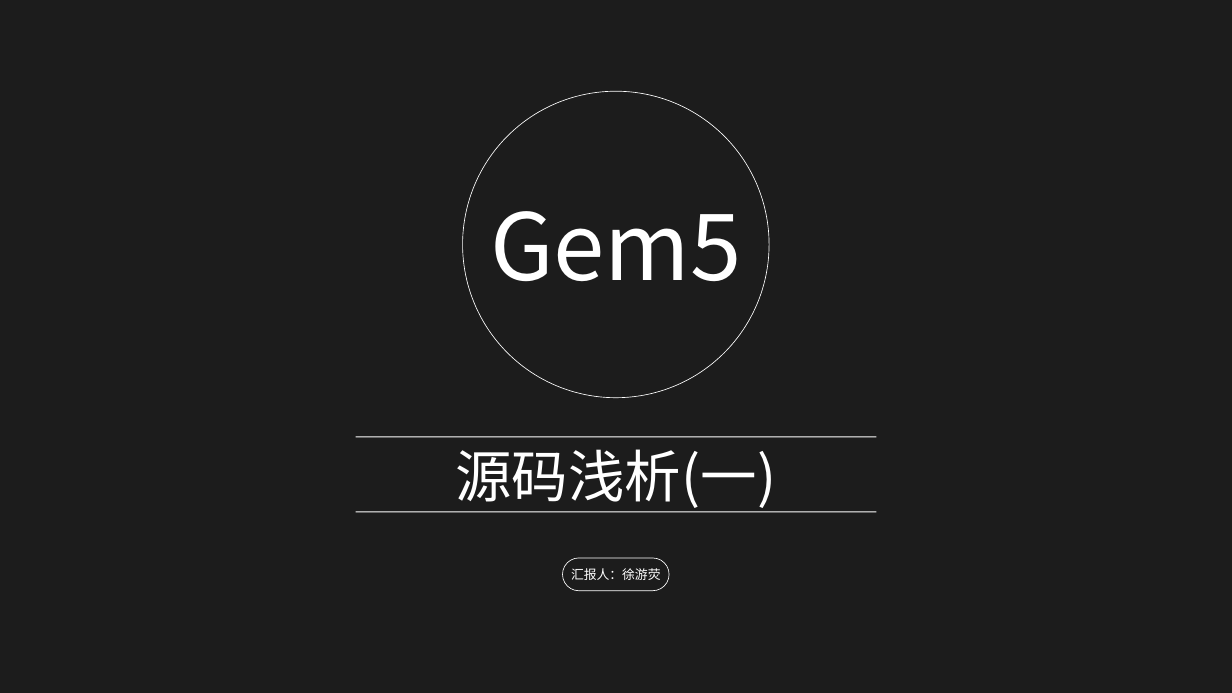
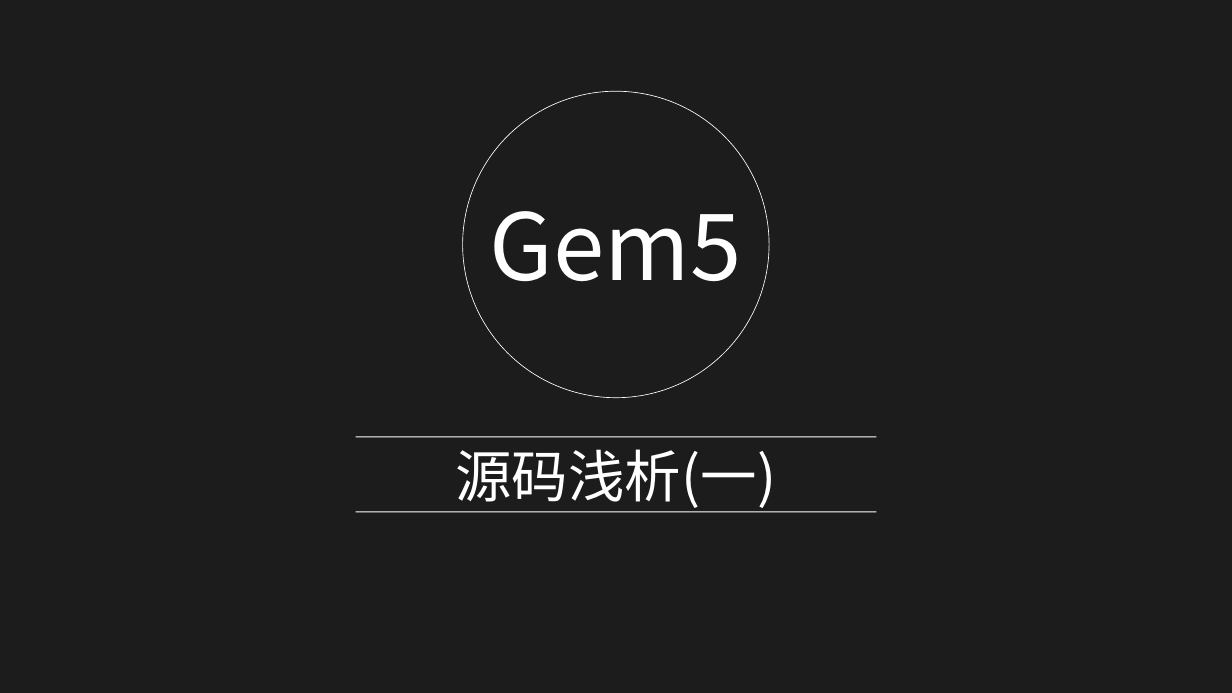
Before and after one commit to oliverxyy/gem5-source-code-learning, a slide deck: slide 1 of doc/gem5.pptx. Drawn at 1232x693 pixels with LibreOffice and Linux fonts; fonts in the diff are those of the drawing; background and template pictures are left out; a plain dark background stands for a picture behind light text. Boxes give left, top, right and bottom in pixels: in the first picture for what was removed or moved away, otherwise in the second. Text is boxed around its words. In the diff, an @@ line names an element or a change of style, - is before the commit and + after.

```diff
--- a/doc/gem5.pptx
+++ b/doc/gem5.pptx
@@ rounded rectangle removed at (563, 558, 669, 591) @@
@@ text removed at (571, 568, 661, 580) @@
-汇报人：徐游荧
```
Also in this commit, not shown: 21 other slides changed, 1 other file.
